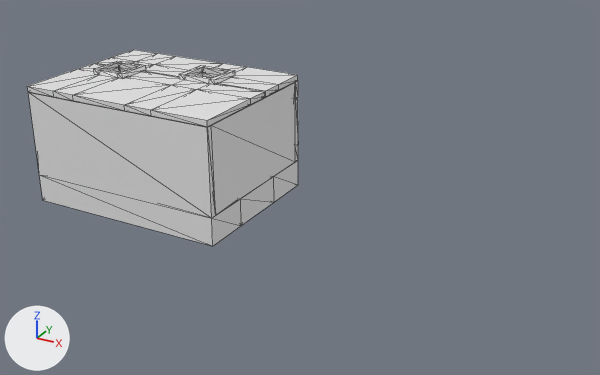
A saved change to the glTF model assets/room.glb.
Before and after are seen from a camera (50 mm lens) standing at (20.24, -25.65, 13.19) and looking at (6.19, -0.11, 0.42). Every picture has the same lights, and +X, +Y and +Z are marked at lower left. The older version comes first. Mesh edges are drawn as thin lines. Vertices at exactly the same position are counted once.

The first picture shows 'Room'.
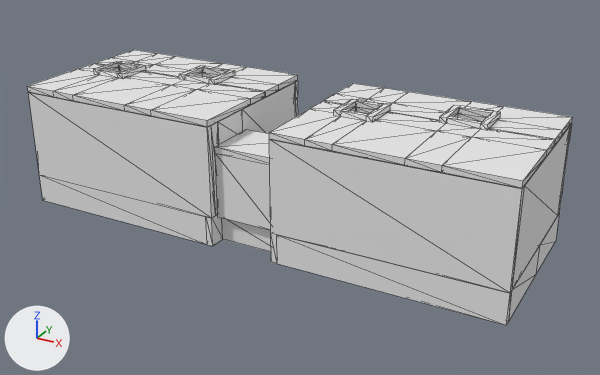
Boxes [x1, y1, x2, y2] around the edits, measured in the pictures (600 x 375 px):
'Room2', added
    after: [215, 83, 573, 325]
    faces in mat_tile (white #e7e7e7): [215, 83, 573, 325]
    faces in mat_soil (white #e7e7e7): [509, 215, 559, 320]
    faces in mat_pooltile (white #e7e7e7): [222, 218, 271, 252]
part 1 of me_room, built on
    before: [39, 82, 298, 246]
    after: [39, 82, 295, 246]

Diff of the bpy script that builds the scene:
```diff
--- a/assets/room.glb.py
+++ b/assets/room.glb.py
@@ mat_pooltile @@
+mat_pooltile = principled_material('PoolTile')
+mat_pooltile.base_color = (0.8, 0.8, 0.8)  # white #e7e7e7
+mat_pooltile.roughness = 1.0
@@ mat_tile @@
+mat_tile = principled_material('Tile')
+mat_tile.base_color = (0.8, 0.8, 0.8)  # white #e7e7e7
+mat_tile.roughness = 1.0
@@ mat_soil @@
+mat_soil = principled_material('Soil')
+mat_soil.base_color = (0.8, 0.8, 0.8)  # white #e7e7e7
+mat_soil.roughness = 0.95
@@ me_room @@
 # used by ob_room; location = (0.0, 0.0, 0.0)
-me_room.from_pydata(...)  # 955 vertices, 1554 faces; spans x -4.25..4.25, y -3.25..3.25, z -1.15..3.95
+me_room.from_pydata(...)  # 1043 vertices, 1702 faces; spans x -4.25..4.25, y -3.25..3.25, z -1.15..3.95
+# me_room part 1
+# 4 vertices are removed from x 4.25, y -1.3..1.2, z -1.15..0.0
+# 52 faces are deleted
+# 4 vertices in x 4.25, y -1.3..1.2, z -1.15..0.0 move by (-0.25, 0.0, 0.0)
+# 10 vertices are added at x 4.0..4.25, y -2.6..-1.0, z -1.15..3.5
+# 17 new vertices lie (0.0, 0.4, 0.0) away from vertices in x 3.86..4.25, y -3.0, z 0.0..3.5
+# 17 new vertices lie (0.0, -4.0, 0.0) away from vertices in x 3.86..4.25, y 3.0, z 0.0..3.5
+# 8 new vertices lie (8.25, 0.0, 0.0) away from vertices in x -4.25, y -3.25..3.25, z -1.15..0.0
+# 124 new faces join them, mat_tile (white #e7e7e7)
+# other edits to the shape of me_room do not show in these pictures
+me_room.materials.append(mat_tile)  # white #e7e7e7
+me_room.materials.append(mat_pooltile)  # white #e7e7e7
@@ me_room2 @@
+me_room2.from_pydata(...)  # 738 vertices, 1122 faces; spans x 4.0..15.25, y -3.25..3.25, z -1.15..3.95
+# faces by material slot: [1026, 72, 24]
+me_room2.materials.append(mat_tile)  # white #e7e7e7
+me_room2.materials.append(mat_pooltile)  # white #e7e7e7
+me_room2.materials.append(mat_soil)  # white #e7e7e7
@@ ob_room2 @@
+ob_room2 = bpy.data.objects.new('Room2', me_room2)
+ob_room2.location = (0.0, 0.0, 0.0)
```
